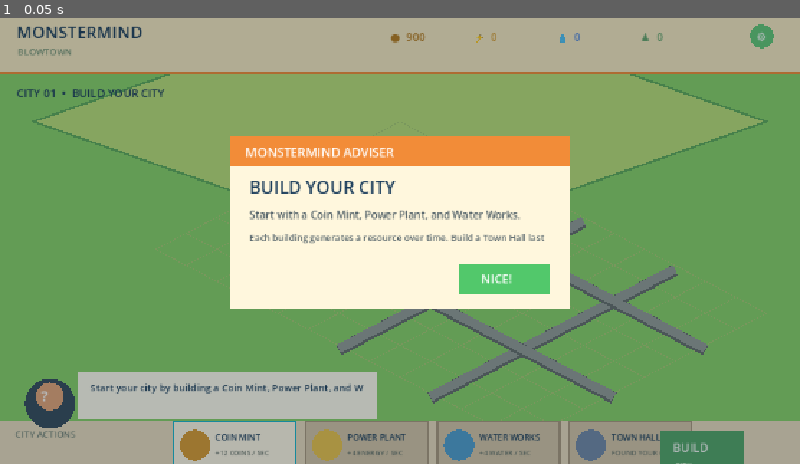
Above: before the commit, frame 1.
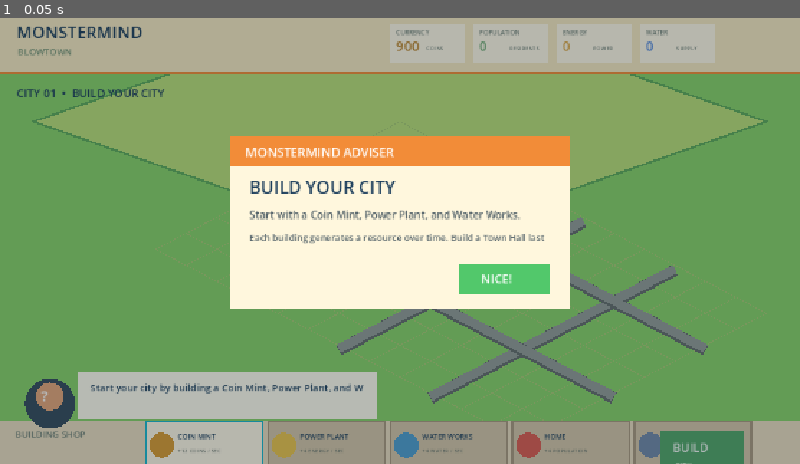
Above: after the commit, the same moment.

Repository: CyleA25088/Monstermind-reborn
Game: Godot game, scene res://node_2d.tscn
Two runs of this game, one before a commit and one after it. Both use one fixed random seed, a clock stepped at 60 frames per second and the inputs below.
Inputs:
- Up to frame 1 (0.05 s): no input

The runs differ from the first frame. In frame 1, 6.0% of the frame differs, in the area x 2-97%, y 1-100%.

Commit message:
updated the UI, and added a shop feature

Diff:
--- a/new-game-project/monstermind_game.gd
+++ b/new-game-project/monstermind_game.gd
@@ -64,6 +64,7 @@
 			{"id":"mint", "name":"COIN MINT", "cost":100, "color":Color("#d89b34"), "stat":"+12 COINS / SEC"},
 			{"id":"power", "name":"POWER PLANT", "cost":150, "color":Color("#e9c34e"), "stat":"+4 ENERGY / SEC"},
 			{"id":"water", "name":"WATER WORKS", "cost":150, "color":Color("#4f9ed0"), "stat":"+4 WATER / SEC"},
+			{"id":"home", "name":"HOME", "cost":200, "color":Color("#db5d52"), "stat":"+4 POPULATION"},
 			{"id":"town", "name":"TOWN HALL", "cost":400, "color":Color("#7189aa"), "stat":"FOUND YOUR CITY"}
 		]
 	return [
@@ -184,31 +185,37 @@
 	draw_rect(Rect2(0, 82, w, 4), ORANGE)
 	draw_string(ui_font, Vector2(24, 35), "MONSTERMIND", HORIZONTAL_ALIGNMENT_LEFT, -1, 24, NAVY)
 	draw_string(ui_font, Vector2(25, 59), "BLOWTOWN", HORIZONTAL_ALIGNMENT_LEFT, -1, 13, Color("#709073"))
-	draw_string(ui_font, Vector2(w - 590, 39), "●  %d" % resources.coins, HORIZONTAL_ALIGNMENT_LEFT, -1, 16, Color("#b77c20"))
-	draw_string(ui_font, Vector2(w - 470, 39), "⚡  %d" % resources.energy, HORIZONTAL_ALIGNMENT_LEFT, -1, 16, Color("#d89d32"))
-	draw_string(ui_font, Vector2(w - 350, 39), "💧  %d" % resources.water, HORIZONTAL_ALIGNMENT_LEFT, -1, 16, Color("#4f85dc"))
-	draw_string(ui_font, Vector2(w - 230, 39), "♟  %d" % resources.population, HORIZONTAL_ALIGNMENT_LEFT, -1, 16, Color("#65a46c"))
-	draw_circle(Vector2(w - 55, 32), 17, Color("#62c878"))
-	draw_string(ui_font, Vector2(w - 63, 39), "⚙", HORIZONTAL_ALIGNMENT_LEFT, -1, 17, Color.WHITE)
+	var stat_x := maxf(285.0, w - 590.0)
+	_draw_resource_stat(Vector2(stat_x, 14), "CURRENCY", resources.coins, "COINS", Color("#b77c20"))
+	_draw_resource_stat(Vector2(stat_x + 120, 14), "POPULATION", resources.population, "RESIDENTS", Color("#65a46c"))
+	_draw_resource_stat(Vector2(stat_x + 240, 14), "ENERGY", resources.energy, "POWER", Color("#d89d32"))
+	_draw_resource_stat(Vector2(stat_x + 360, 14), "WATER", resources.water, "SUPPLY", Color("#4f85dc"))
 	draw_string(ui_font, Vector2(24, 120), "CITY 01  •  BUILD YOUR CITY" if build_phase else "CITY 01  •  DESTROY THE TOWN HALL", HORIZONTAL_ALIGNMENT_LEFT, -1, 16, NAVY)
 	if not build_phase:
 		draw_string(ui_font, Vector2(w - 220, 120), "TIME  %03d" % int(mission_time), HORIZONTAL_ALIGNMENT_LEFT, -1, 16, Color("#a44236"))
 
+func _draw_resource_stat(position: Vector2, label: String, value: int, suffix: String, color: Color) -> void:
+	draw_rect(Rect2(position, Vector2(108, 56)), Color("#fff8e7"))
+	draw_string(ui_font, position + Vector2(8, 16), label, HORIZONTAL_ALIGNMENT_LEFT, -1, 9, Color("#6f7f76"))
+	draw_string(ui_font, position + Vector2(8, 39), "%d" % value, HORIZONTAL_ALIGNMENT_LEFT, -1, 19, color)
+	draw_string(ui_font, position + Vector2(52, 38), suffix, HORIZONTAL_ALIGNMENT_LEFT, -1, 8, Color("#6f7f76"))
+
 func _draw_deck() -> void:
 	var w := get_viewport_rect().size.x
 	draw_rect(Rect2(0, HUD_BOTTOM, w, get_viewport_rect().size.y - HUD_BOTTOM), Color("#e9dcc0"))
-	draw_string(ui_font, Vector2(22, HUD_BOTTOM + 25), "CITY ACTIONS", HORIZONTAL_ALIGNMENT_LEFT, -1, 13, Color("#6f7f76"))
+	draw_string(ui_font, Vector2(22, HUD_BOTTOM + 25), "BUILDING SHOP", HORIZONTAL_ALIGNMENT_LEFT, -1, 13, Color("#6f7f76"))
 	var cards := _card_list()
+	var card_width := minf(176.0, (w - 245.0) / float(cards.size()))
 	for i in cards.size():
 		var card: Dictionary = cards[i]
-		var rect := Rect2(250 + i * 190, HUD_BOTTOM + 2, 176, 108)
+		var rect := Rect2(210 + i * card_width, HUD_BOTTOM + 2, card_width - 8, 108)
 		draw_rect(rect, Color("#fff8e7") if selected_card == card.id else Color("#d4c5a9"))
 		draw_rect(rect, BLUE if selected_card == card.id else Color("#a99980"), false, 3.0)
-		draw_circle(rect.position + Vector2(31, 34), 22, card.color)
-		draw_string(ui_font, rect.position + Vector2(60, 27), card.name, HORIZONTAL_ALIGNMENT_LEFT, 108, 12, NAVY)
-		draw_string(ui_font, rect.position + Vector2(60, 49), card.stat, HORIZONTAL_ALIGNMENT_LEFT, 108, 10, Color("#6a756d"))
-		draw_rect(Rect2(rect.position + Vector2(60, 63), Vector2(54, 23)), Color("#efd36b"))
-		draw_string(ui_font, rect.position + Vector2(68, 80), str(card.cost), HORIZONTAL_ALIGNMENT_LEFT, -1, 14, Color("#614b26"))
+		draw_circle(rect.position + Vector2(23, 34), 18, card.color)
+		draw_string(ui_font, rect.position + Vector2(46, 25), card.name, HORIZONTAL_ALIGNMENT_LEFT, rect.size.x - 52, 10, NAVY)
+		draw_string(ui_font, rect.position + Vector2(46, 45), card.stat, HORIZONTAL_ALIGNMENT_LEFT, rect.size.x - 52, 8, Color("#6a756d"))
+		draw_rect(Rect2(rect.position + Vector2(46, 62), Vector2(54, 23)), Color("#efd36b"))
+		draw_string(ui_font, rect.position + Vector2(55, 79), "%d C" % card.cost, HORIZONTAL_ALIGNMENT_LEFT, -1, 12, Color("#614b26"))
 	if build_phase:
 		draw_rect(Rect2(w - 200, HUD_BOTTOM + 15, 120, 76), Color("#52a66a"))
 		draw_string(ui_font, Vector2(w - 183, HUD_BOTTOM + 46), "BUILD", HORIZONTAL_ALIGNMENT_LEFT, -1, 17, Color.WHITE)
@@ -306,6 +313,7 @@
 		"mint": {"label":"Coin Mint", "kind":"mint", "color":Color("#c89035"), "cost":100, "produces":"coins", "rate":12.0},
 		"power": {"label":"Power Plant", "kind":"power", "color":Color("#d6a83d"), "cost":150, "produces":"energy", "rate":4.0},
 		"water": {"label":"Water Works", "kind":"water", "color":Color("#4f9ed0"), "cost":150, "produces":"water", "rate":4.0},
+		"home": {"label":"Home", "kind":"home", "color":Color("#db5d52"), "cost":200, "produces":"", "rate":0.0},
 		"town": {"label":"Town Hall", "kind":"town", "color":Color("#7189aa"), "cost":400, "produces":"", "rate":0.0}
 	}
 	if not data.has(id):
@@ -324,6 +332,8 @@
 		mission_time = 180.0
 		selected_card = "ape"
 		adviser = "City founded! Select GIANT APE and destroy the Town Hall target in the next city."
+	elif id == "home":
+		adviser = "Home added 4 residents. Choose another building from the shop."
 	else:
 		adviser = "%s is producing %s. Build the other resource buildings next." % [info.label, info.produces.to_upper()]
 
@@ -380,8 +390,9 @@
 			adviser = "Select a production card, then click an empty tile to place it."
 		return
 	var cards := _card_list()
+	var card_width := minf(176.0, (get_viewport_rect().size.x - 245.0) / float(cards.size()))
 	for i in cards.size():
-		if Rect2(250 + i * 190, HUD_BOTTOM + 2, 176, 108).has_point(mouse):
+		if Rect2(210 + i * card_width, HUD_BOTTOM + 2, card_width - 8, 108).has_point(mouse):
 			selected_card = cards[i].id
 			return
 	for i in buildings.size():
@@ -396,7 +407,7 @@
 			return
 	if mouse.y >= HUD_BOTTOM:
 		return
-	if build_phase and ["mint", "power", "water", "town"].has(selected_card):
+	if build_phase and ["mint", "power", "water", "home", "town"].has(selected_card):
 		var grid := _grid_from_mouse(mouse)
 		if grid.x < 0:
 			adviser = "Click inside the city grid to place your building."
